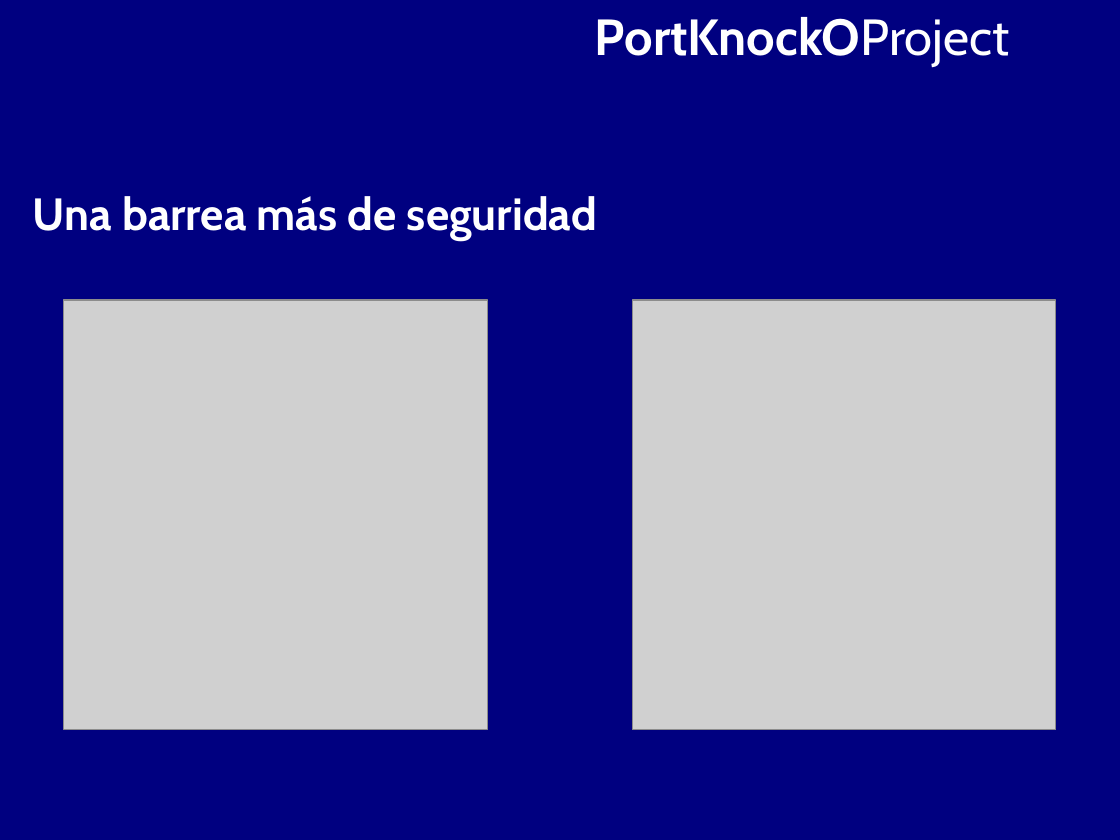
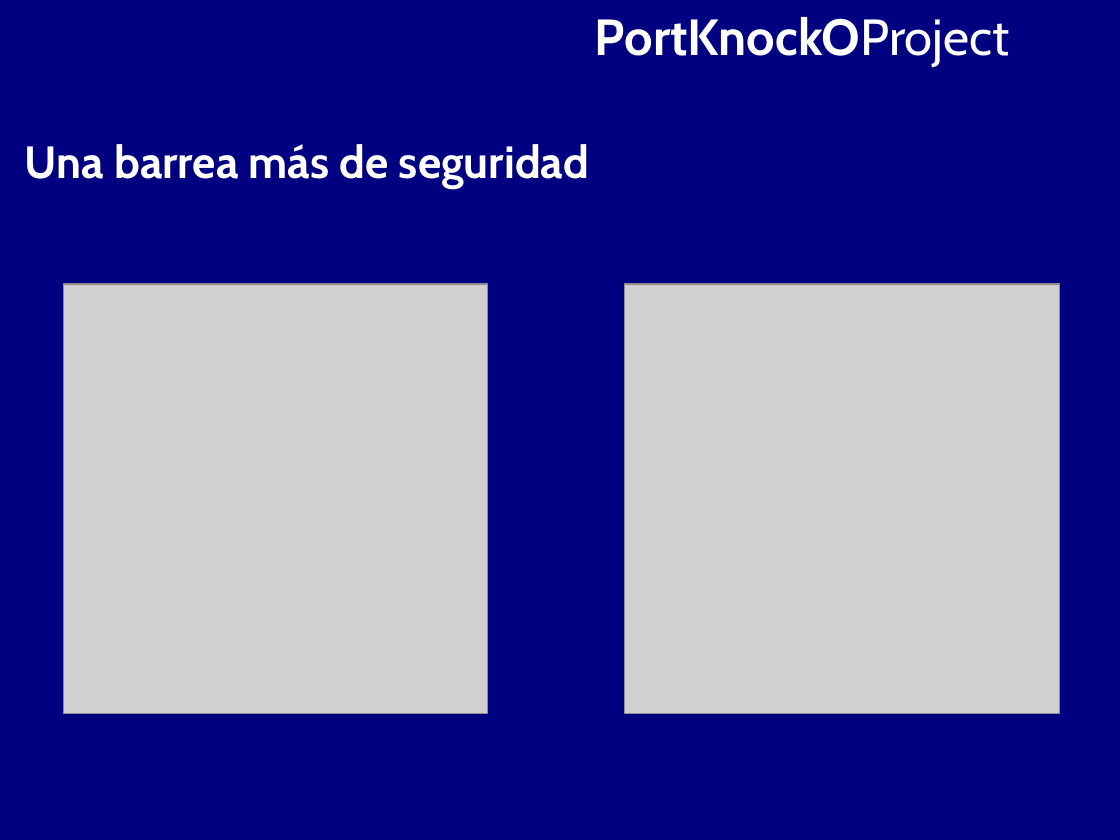
Before and after one commit to BackupTheBerlios/portknocko-svn, a slide deck: slide 3 of trunk/jornadas/jornadas.odp. Drawn at 1120x840 pixels with LibreOffice and Linux fonts; fonts in the diff are those of the drawing; grey boxes stand for pictures. Boxes give left, top, right and bottom in pixels: in the first picture for what was removed or moved away, otherwise in the second. Text is boxed around its words. In the diff, an @@ line names an element or a change of style, - is before the commit and + after.

```diff
--- a/trunk/jornadas/jornadas.odp
+++ b/trunk/jornadas/jornadas.odp
@@ text "Una barrea más de seguridad": place and size @@
-text "Una barrea más de seguridad" at [33,196,597,241]
+text "Una barrea más de seguridad" at [25,144,589,189]
@@ picture: place and size @@
-picture at [64,300,488,730]
+picture at [64,285,488,714]
@@ picture: place and size @@
-picture at [633,300,1057,730]
+picture at [625,285,1060,714]
```
Also in this commit, not shown: 4 other slides changed, 2 slides added, 9 slides removed, 1 other file.
